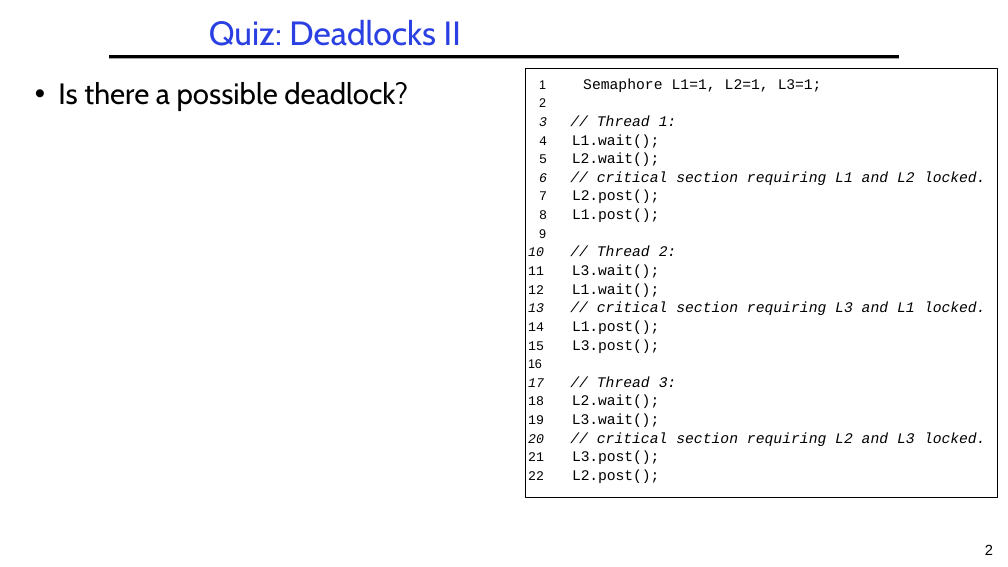
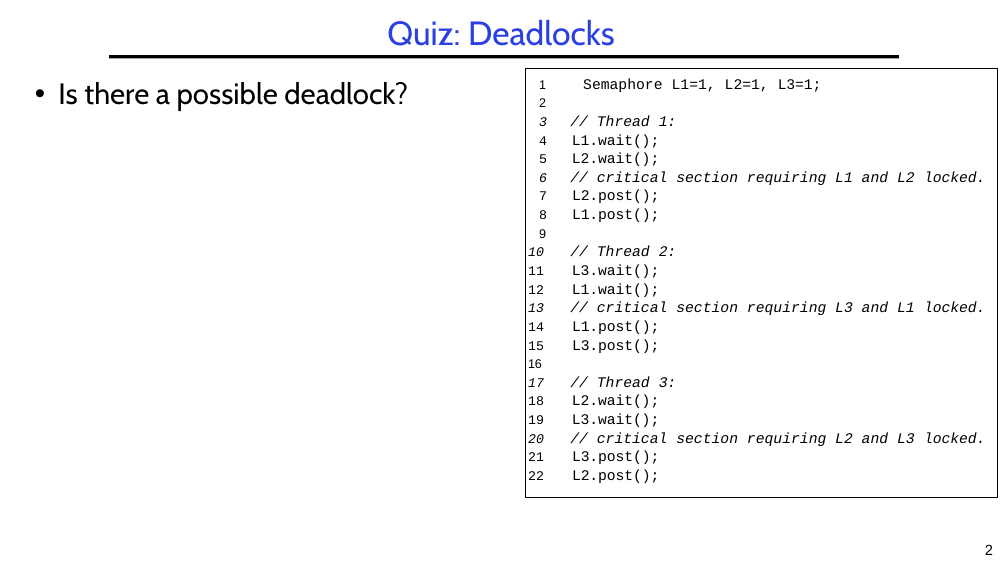
Before and after one commit to guhofstra/CSC256Fa25, a slide deck: slide 2 of PPTs/L4-Exercises.pptx. Drawn at 1008x567 pixels with LibreOffice and Linux fonts; fonts in the diff are those of the drawing. Boxes give left, top, right and bottom in pixels: in the first picture for what was removed or moved away, otherwise in the second. Text is boxed around its words. In the diff, an @@ line names an element or a change of style, - is before the commit and + after.

```diff
--- a/PPTs/L4-Exercises.pptx
+++ b/PPTs/L4-Exercises.pptx
@@ title at (387,19,615,46): text changed @@
-Quiz: Deadlocks II
+Quiz: Deadlocks
```
Also in this commit, not shown: 4 other slides changed, 1 slide removed, 11 other files.
